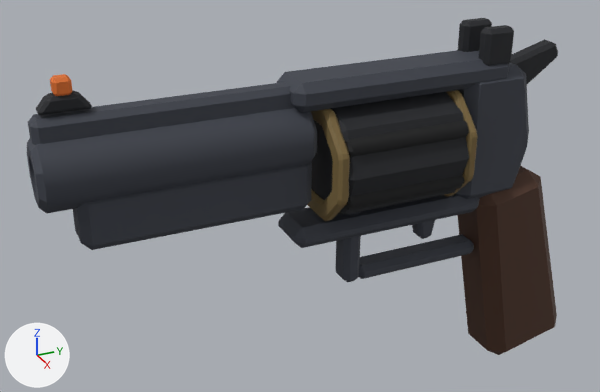
One commit to the glTF model roblox/assets/weapons-kit/w_revolver.glb: the scene before it, then after it.
Before and after are seen from a camera (50 mm lens) standing at (0.485, -0.332, 0.226) and looking at (-0.027, -0.102, -0.03). Every picture has the same lights, and +X, +Y and +Z are marked at lower left. The first picture is the older version. Vertices at exactly the same position are counted once.

Names of what the first picture shows: 'body_wzA__frame__p3d414b', 'cylinder_wzB__dark__p1d1f24', 'cylinder_wzN__black__p0e0f11', 'cylinder_wzN__body__p7a663c', 'dot_wzN__glow__pe0702a', 'grip_wzA__wood__p4c3021', 'hammer_wzN__dark__p1d1f24', 'sight_wzN__dark__p1d1f24'.
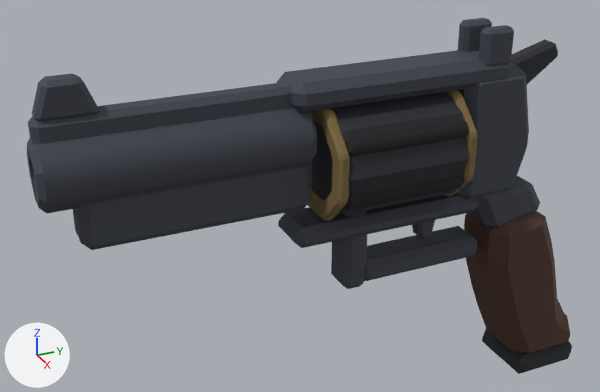
Changed parts and their boxes (x1, y1, x2, y2) in the pictures (600 x 392 px; the box of a moved part takes in the faces that stretch with it):
'body_wzA__frame__p3d414b', reshaped
    before: (27, 50, 529, 282)
    after: (27, 50, 540, 289)
'grip_wzA__wood__p4c3021', reshaped
    before: (457, 165, 557, 355)
    after: (464, 211, 570, 354)
'sight_wzN__dark__p1d1f24', recoloured, reshaped (black to dark grey, 6% taller)
    before: (36, 18, 514, 115)
    after: (32, 18, 514, 121)
'grip_wzN__dark__p24262c', added (black)
    after: (482, 329, 572, 374)
'dot_wzN__glow__pe0702a', deleted (orange)
    before: (50, 74, 72, 96)
part 1 of me_body_wza__frame__p3d414b, added
    after: (331, 210, 367, 289)
part 2 of me_body_wza__frame__p3d414b, moved or reshaped
    before: (335, 211, 474, 282)
    after: (364, 176, 540, 281)
part 4 of me_sight_wzn__dark__p1d1f24, moved or reshaped
    before: (36, 90, 92, 115)
    after: (32, 73, 100, 121)

Diff of the bpy script that builds the scene:
```diff
--- a/roblox/assets/weapons-kit/w_revolver.glb.py
+++ b/roblox/assets/weapons-kit/w_revolver.glb.py
@@ me_body_wza__frame__p3d414b @@
 # used by ob_body_wza__frame__p3d414b; location = (0.0, 0.0, 0.0)
-me_body_wza__frame__p3d414b.from_pydata(...)  # 246 vertices, 456 faces; spans x -0.022..0.022, y -0.29..0.07, z -0.092..0.07
+me_body_wza__frame__p3d414b.from_pydata(...)  # 270 vertices, 500 faces; spans x -0.022..0.022, y -0.29..0.089, z -0.096..0.07
+# me_body_wza__frame__p3d414b part 1: the loose piece of 24 vertices spanning x -0.01..0.01, y -0.082..-0.068, z -0.092..-0.03 is copied, and the copy is scaled about its middle by (1.44, 1.49, 1.05), then moved by (0.0, 0.001, -0.002); it spans x -0.014..0.014, y -0.084..-0.064, z -0.096..-0.03
+# me_body_wza__frame__p3d414b part 2
+# 25 vertices are removed from x -0.01..0.01, y -0.072..0.031, z -0.092..-0.03
+# 74 faces are deleted
+# 23 vertices move from x -0.01..0.01, y -0.082..0.035, z -0.092..-0.03 to x -0.022..0.022, y -0.07..0.089, z -0.092..-0.03
+# 17 vertices are added at x -0.022..0.022, y 0.027..0.085, z -0.087..-0.03
+# 8 new vertices lie (0.0, 0.095, 0.0) away from vertices in x -0.01..0.01, y -0.078, z -0.092..-0.03
+# 74 new faces join them
 me_body_wza__frame__p3d414b.materials.append(mat_frame)
@@ me_grip_wza__wood__p4c3021 @@
 # used by ob_grip_wza__wood__p4c3021; location = (0.0, 0.0, 0.0)
-me_grip_wza__wood__p4c3021.from_pydata(...)  # 24 vertices, 44 faces; spans x -0.025..0.025, y 0.027..0.125, z -0.194..-0.023
+me_grip_wza__wood__p4c3021.from_pydata(...)  # 54 vertices, 104 faces; spans x -0.028..0.028, y 0.041..0.14, z -0.2..-0.057
+# me_grip_wza__wood__p4c3021 part 3: the whole mesh is rebuilt
 me_grip_wza__wood__p4c3021.materials.append(mat_wood)
@@ me_sight_wzn__dark__p1d1f24 @@
 # used by ob_sight_wzn__dark__p1d1f24; location = (0.0, 0.0, 0.0)
-me_sight_wzn__dark__p1d1f24.from_pydata(...)  # 72 vertices, 132 faces; spans x -0.019..0.019, y -0.283..0.044, z 0.064..0.091
-me_sight_wzn__dark__p1d1f24.materials.append(mat_dark)  # black #1d1f24
+me_sight_wzn__dark__p1d1f24.from_pydata(...)  # 72 vertices, 132 faces; spans x -0.019..0.019, y -0.285..0.044, z 0.064..0.091
+# me_sight_wzn__dark__p1d1f24 part 4: 24 of 72 vertices moved; they spanned x -0.006..0.006, y -0.283..-0.251, z 0.068..0.078 and now span x -0.008..0.008, y -0.285..-0.247, z 0.064..0.088; mean shift (0.0, 0.0, 0.003); largest move (-0.004, -0.274, 0.078) -> (-0.005, -0.275, 0.088)
+me_sight_wzn__dark__p1d1f24.materials.append(mat_frame)  # dark grey #3d414b
@@ me_grip_wzn__dark__p24262c @@
+me_grip_wzn__dark__p24262c.from_pydata(...)  # 24 vertices, 44 faces; spans x -0.03..0.03, y 0.0772..0.1382, z -0.212..-0.193
+me_grip_wzn__dark__p24262c.materials.append(mat_dark)  # black #24262c
@@ ob_dot_wzn__glow__pe0702a @@
-ob_dot_wzn__glow__pe0702a = bpy.data.objects.new('dot_wzN__glow__pe0702a', me_dot_wzn__glow__pe0702a)
-ob_dot_wzn__glow__pe0702a.location = (0.0, 0.0, 0.0)
@@ ob_grip_wzn__dark__p24262c @@
+ob_grip_wzn__dark__p24262c = bpy.data.objects.new('grip_wzN__dark__p24262c', me_grip_wzn__dark__p24262c)
+ob_grip_wzn__dark__p24262c.location = (0.0, 0.0, 0.0)
```
